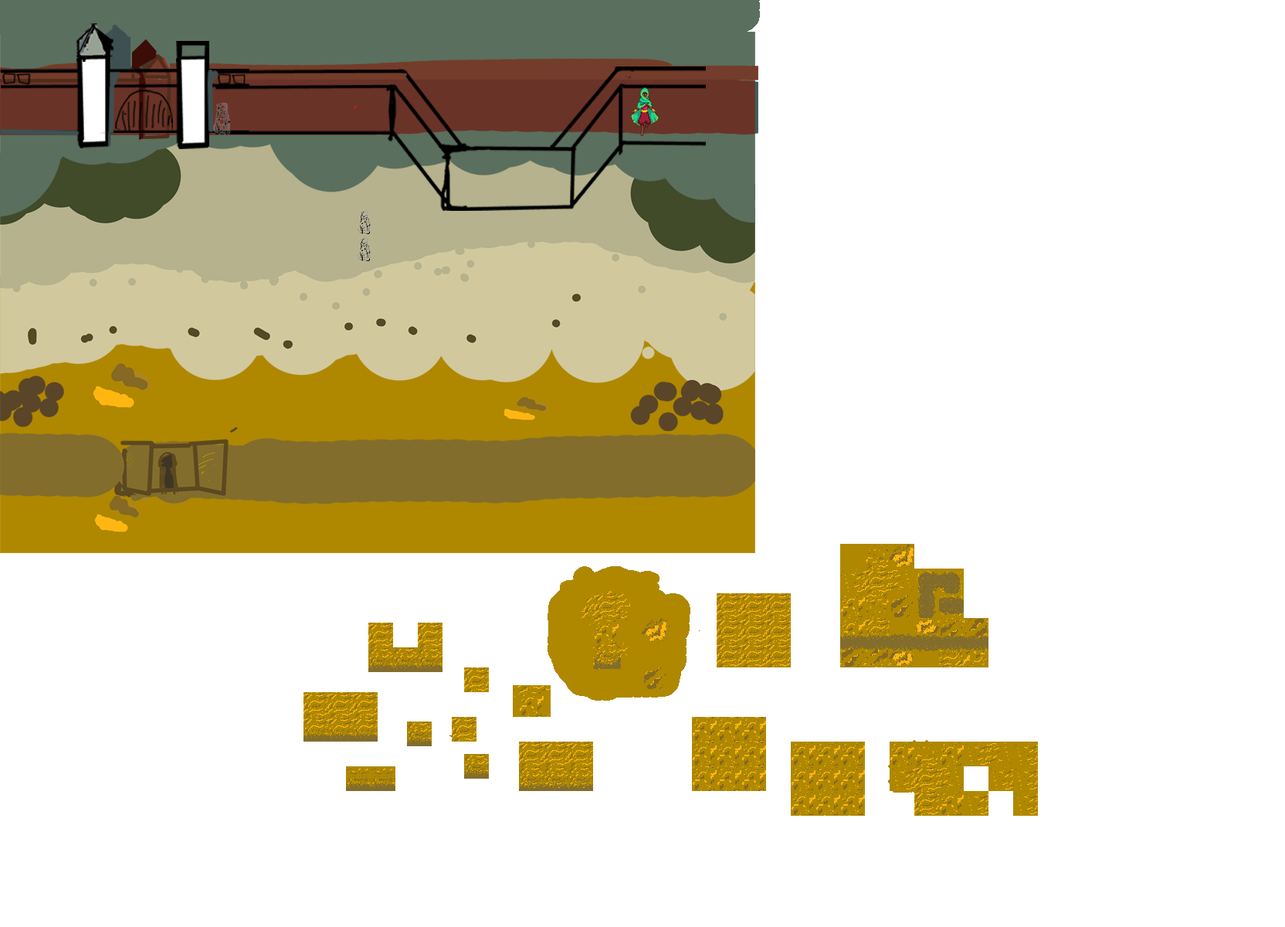
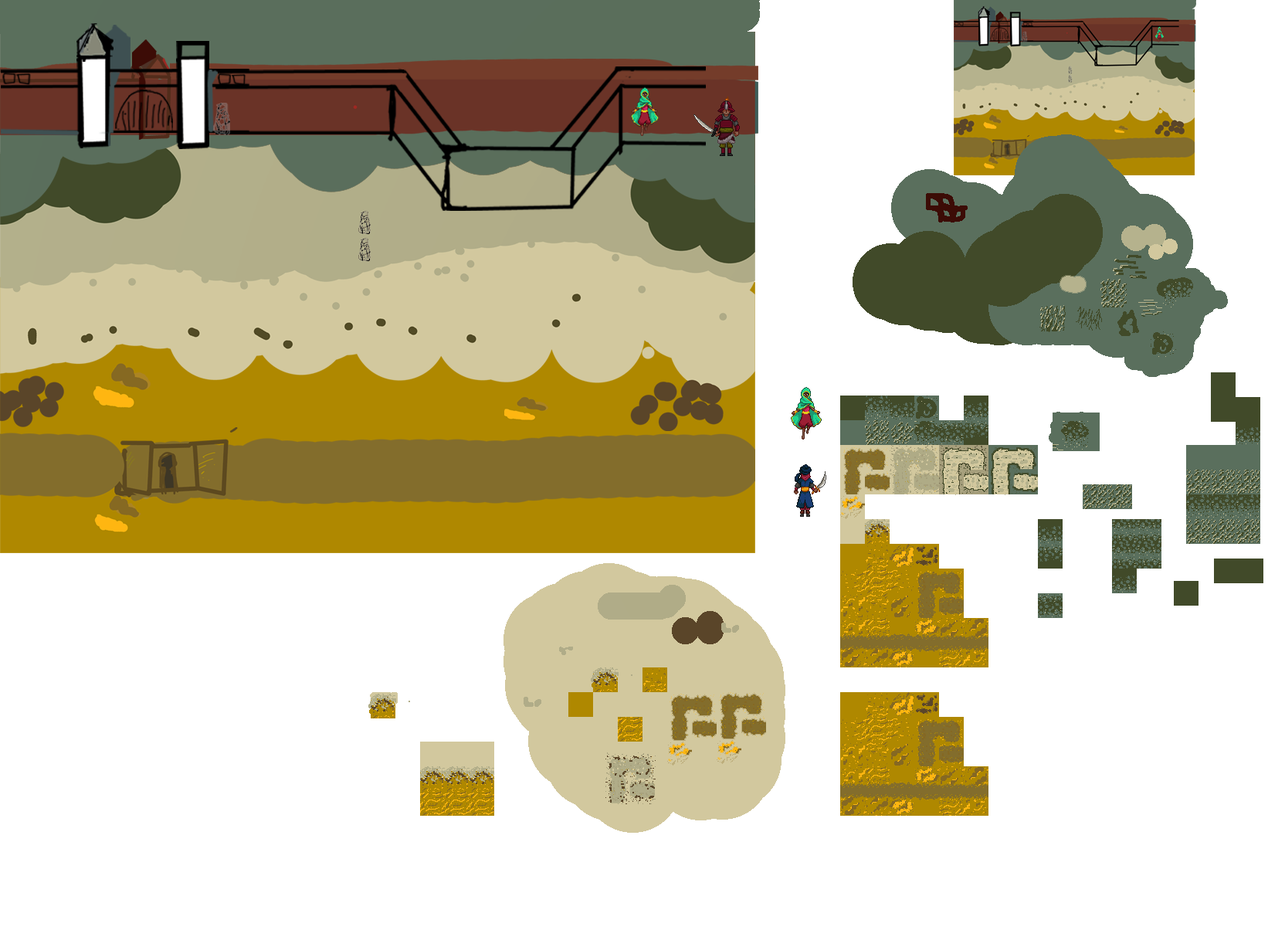
Before/after of a (1285, 927) layered artwork. What changed in the layer stack:
added group "Enemy" with 42 layers above "Characters" over [840, 134, 1264, 618]
added layer "Layer 43 copy 12" (2nd of 2, in "Enemy") in group "Enemy" over [963, 395, 989, 445]
added layer "Layer 44" in group "Enemy" over [1048, 411, 1100, 452]
added layer "Layer 33" in group "Enemy" over [852, 134, 1229, 377]
added group "Characters" with 3 layers above "Neutral" over [693, 96, 827, 517]
added layer "Layer 36" in group "Characters" over [790, 386, 822, 440]
added layer "Layer 35" in group "Characters" over [693, 96, 740, 157]
added layer "Layer 34" in group "Characters" over [794, 464, 827, 517]
added group "Neutral" with 51 layers above "Layer 24" over [0, 0, 1176, 816]
added layer "Layer 17 copy 16" in group "Neutral" over [716, 689, 767, 764]
added layer "Layer 41" in group "Neutral" over [988, 444, 1039, 496]
added layer "Layer 32" in group "Neutral" over [0, 0, 1176, 805]
added layer "Layer 28" in group "Neutral" over [605, 752, 656, 808]
added layer "Layer 17 copy 17" in group "Neutral" over [840, 444, 890, 520]
added layer "Layer 17 copy 13" in group "Neutral" over [667, 691, 717, 766]
added layer "Layer 17 copy 10" (2nd of 14, in "Neutral") in group "Neutral" over [914, 722, 964, 767]
added layer "Layer 17 copy 15" (1st of 2, in "Neutral") in group "Neutral" over [916, 716, 964, 764]
added layer "Layer 17 copy 14" (1st of 2, in "Neutral") in group "Neutral" over [914, 716, 962, 766]
added layer "Layer 19 copy 2" (1st of 2, in "Neutral") in group "Neutral" over [914, 735, 940, 791]
added layer "Layer 14 copy 48" in group "Neutral" over [368, 692, 542, 791]
added layer "Layer 14 copy 45" in group "Neutral" over [590, 622, 740, 693]
added layer "Layer 24" above "Sand Tileset" over [503, 563, 929, 833]
hid group "sand tile 1" (80 layers) over [303, 543, 1039, 816]
added layer "Color test 1 copy 2" above "Color test 1 copy" over [953, 0, 1197, 176]
…and 76 more changes (76 added)
